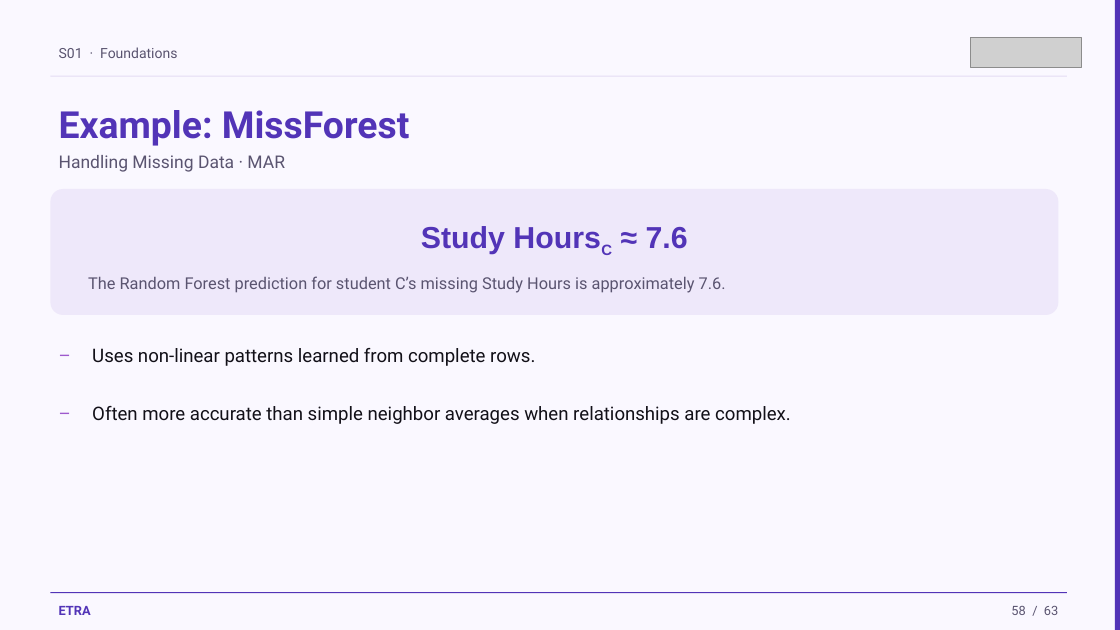
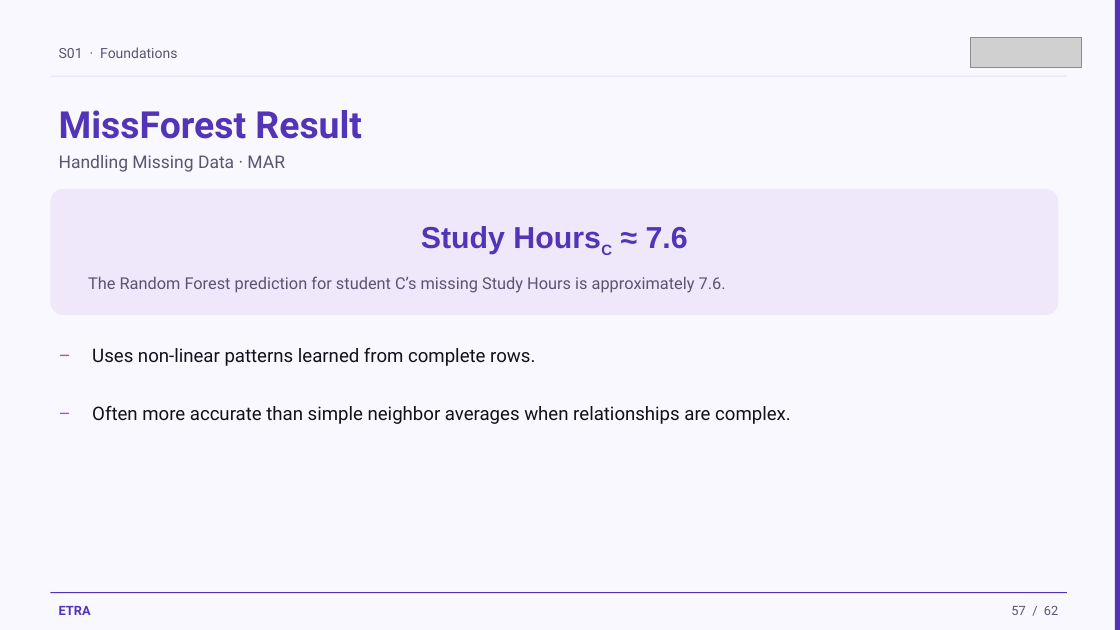
Before and after one commit to iksasa15/AI-ML, a slide deck: slide 57 of web-presentation/pdf-exports/Week1-Session1-Foundations.pptx (slide 58 before the commit). Drawn at 1120x630 pixels with LibreOffice and Linux fonts; fonts in the diff are those of the drawing; grey boxes stand for pictures. Boxes give left, top, right and bottom in pixels: in the first picture for what was removed or moved away, otherwise in the second. Text is boxed around its words. In the diff, an @@ line names an element or a change of style, - is before the commit and + after.

```diff
--- a/web-presentation/pdf-exports/Week1-Session1-Foundations.pptx
+++ b/web-presentation/pdf-exports/Week1-Session1-Foundations.pptx
@@ text at <box>59,110,362,139</box>: text changed @@
-Example: MissForest
+MissForest Result
@@ text at <box>1011,606,1058,615</box>: text changed @@
-58 / 63
+57 / 62
```
Also in this commit, not shown: 59 other slides changed, 1 slide added, 2 slides removed, 1 other file.
